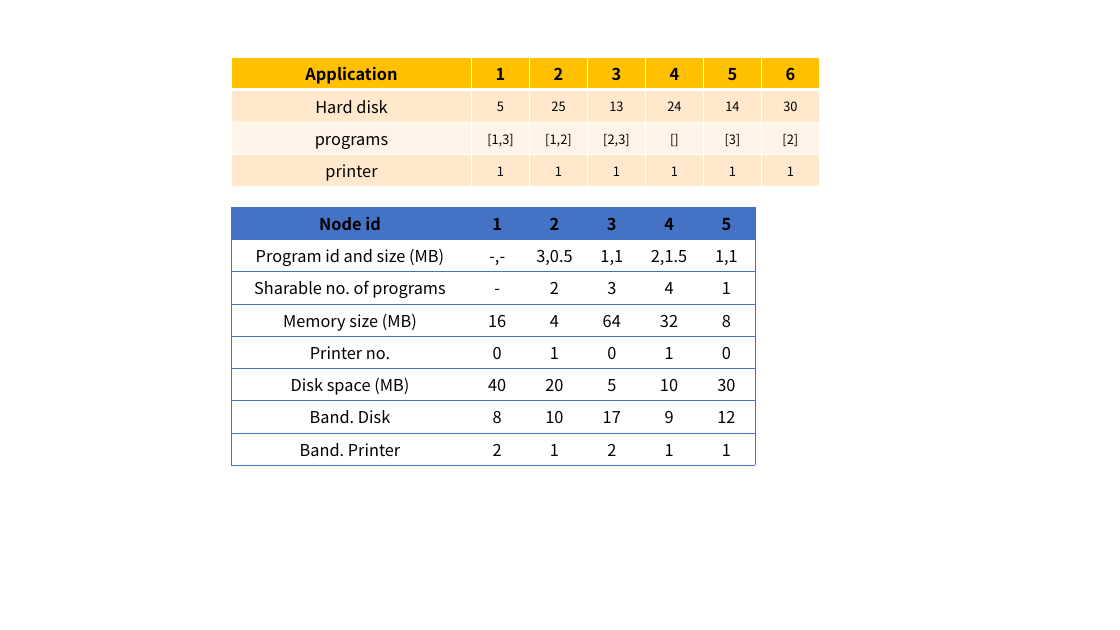
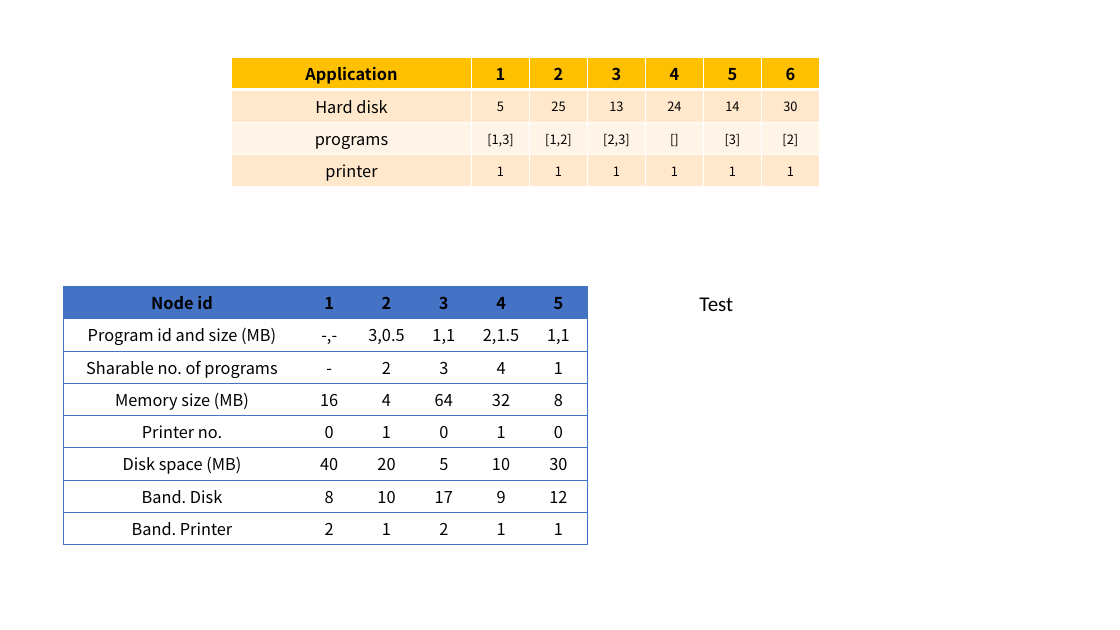
Before and after one commit to revhea2/priority-based-resource-allocation, a slide deck: slide 1 of final_presentation.pptx. Drawn at 1120x630 pixels with LibreOffice and Linux fonts; fonts in the diff are those of the drawing. Boxes give left, top, right and bottom in pixels: in the first picture for what was removed or moved away, otherwise in the second. Text is boxed around its words. In the diff, an @@ line names an element or a change of style, - is before the commit and + after.

Commit message:
Test lang din

```diff
--- a/final_presentation.pptx
+++ b/final_presentation.pptx
@@ table: place and size @@
-table at (232,208,755,460)
+table at (64,287,586,539)
@@ text added at (699,297,733,311), 18 pt, text #000000 @@
+Test
```
Also in this commit, not shown: 1 other file.
